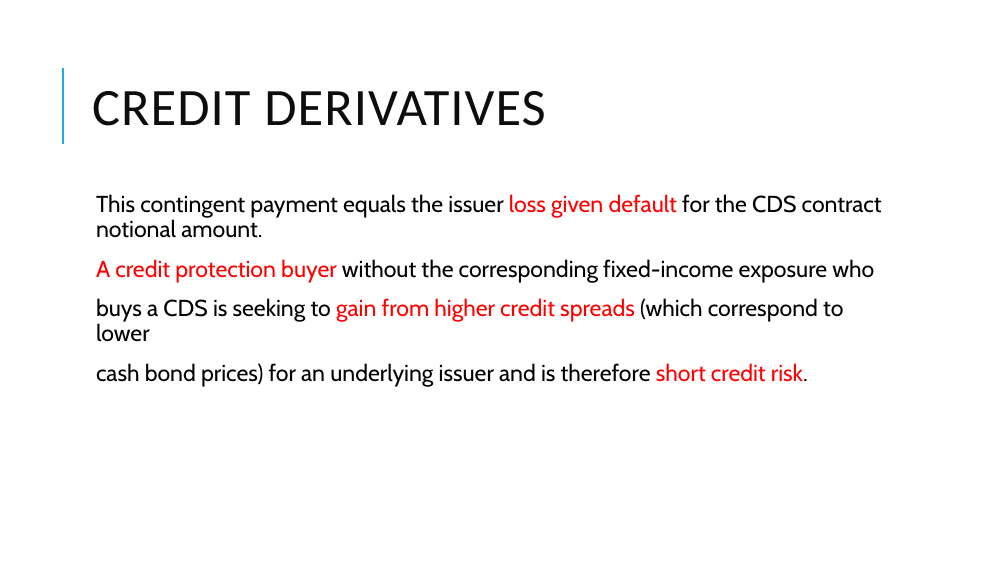
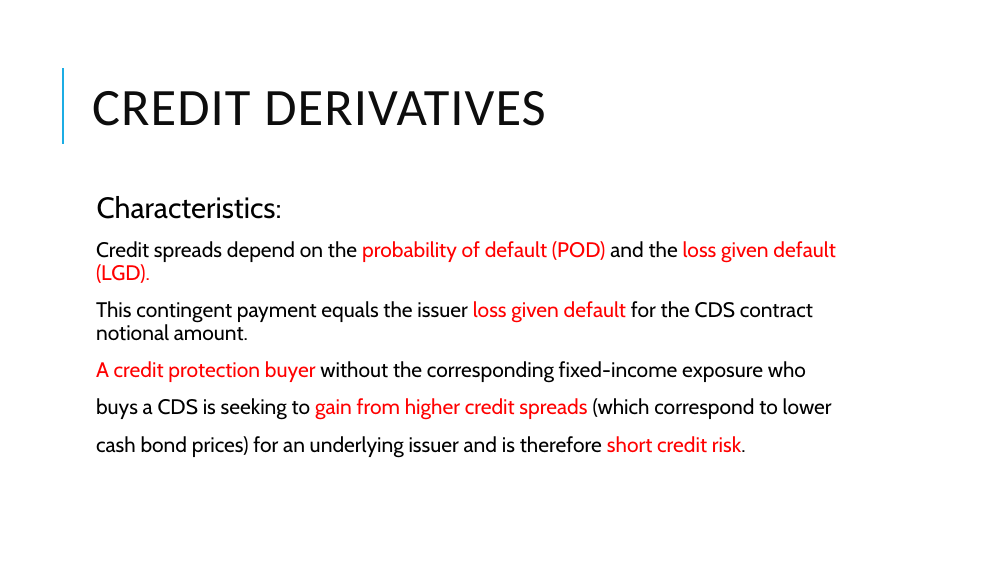
Before and after one commit to Isco0530/data, a slide deck: slide 48 of Derivatives.pptx. Drawn at 1008x567 pixels with LibreOffice and Linux fonts; fonts in the diff are those of the drawing; background and template pictures are left out. Boxes give left, top, right and bottom in pixels: in the first picture for what was removed or moved away, otherwise in the second. Text is boxed around its words. In the diff, an @@ line names an element or a change of style, - is before the commit and + after.

```diff
--- a/Derivatives.pptx
+++ b/Derivatives.pptx
@@ text at (96, 196, 835, 283): paragraphs added @@
+  Characteristics:
+  Credit spreads depend on the probability of default (POD) and the loss given default (LGD).
@@ text at (96, 301, 832, 458): size 22 to 20 pt in "This contingent payment equals the issuer loss ...", "A credit protection buyer without the corresponding ...", "buys a CDS is seeking to gain ...", "cash bond prices) for an underlying issuer ..." @@
```
Also in this commit, not shown: 6 other slides changed.
